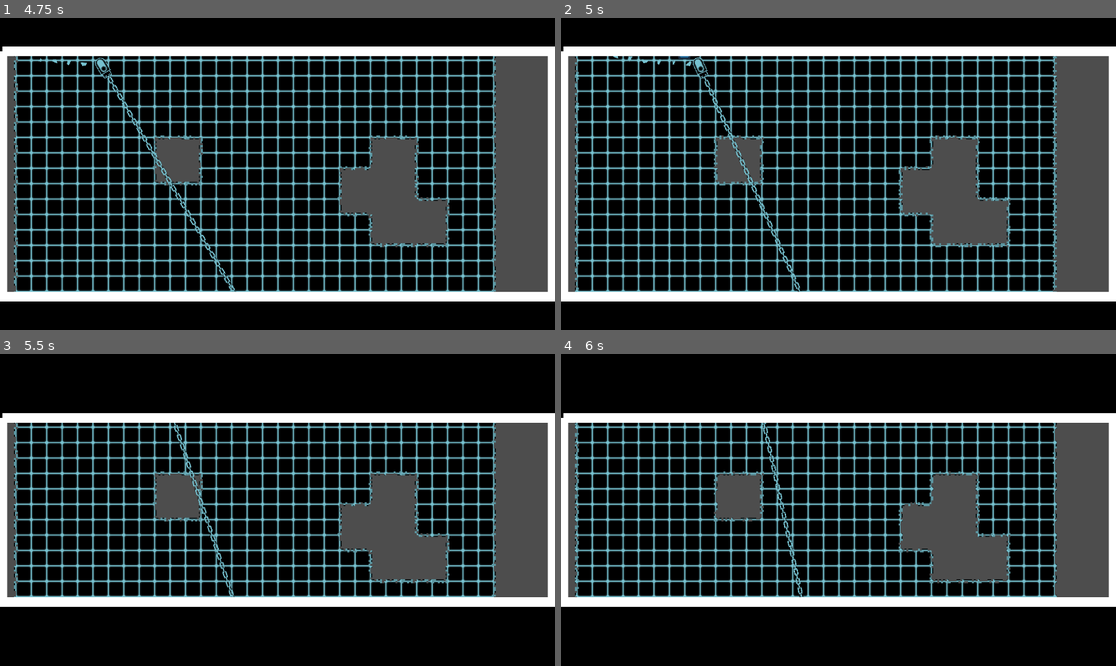
Above: before the commit, frames 1-4 (two rows, left to right).
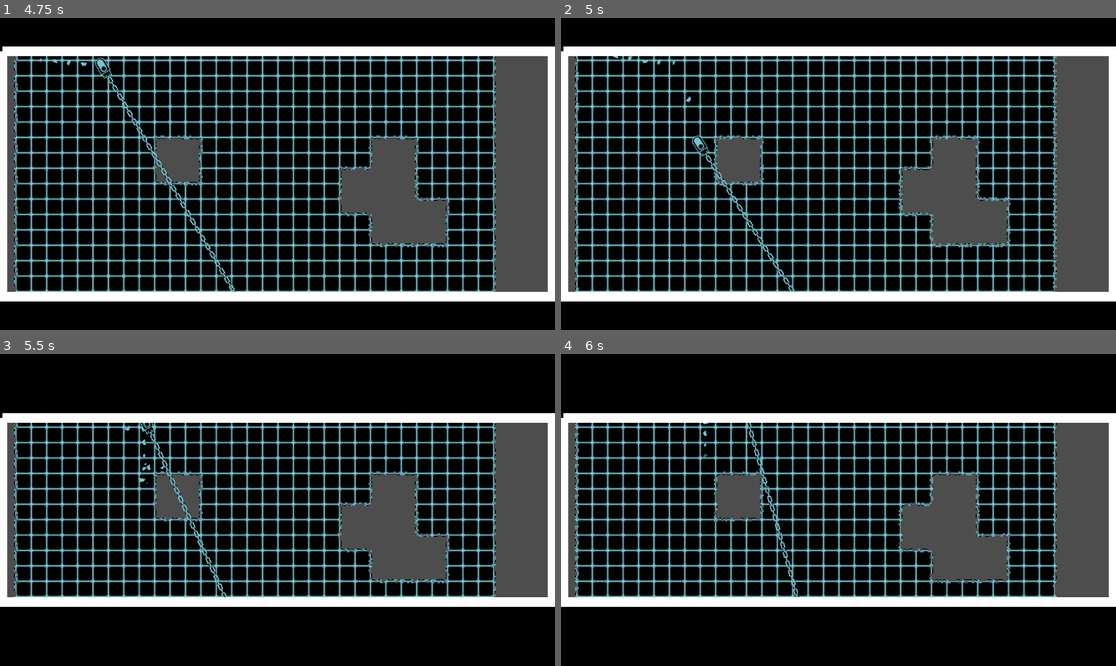
Above: after the commit, the same moments.

Repository: SomeSortOfSam/Hardest_Drive
Game: Godot game, scene res://scenes/gamplay.tscn
The game is run twice, just before and just after one commit, with the same random seed, the same clock (stepped at 60 frames per second) and the same inputs. The engine's default icon, where the game draws it, is replaced by a stand-in: a white triangle on a blue panel in a dark square.
Inputs (mouse positions are in pixels of both pictures, inside the frame that each line leads up to):
- Up to frame 1 (4.75 s): move the mouse to (249, 236) at 0.52 s; hold W (player_up) 0.53-2.03 s; click (249, 236) at 0.67 s; move the mouse to (444, 220) at 1.27 s; move the mouse to (111, 127) at 2.02 s; hold A (player_left) 2.03-3.53 s; move the mouse to (305, 174) at 2.77 s; click (305, 174) at 2.92 s; move the mouse to (194, 96) at 3.52 s; hold S (player_down) 3.53-4.28 s; move the mouse to (399, 158) at 4.27 s; hold D (player_right) from 4.28 s (still down)
- Up to frame 2 (5 s): keep holding D (player_right)
- Up to frame 3 (5.5 s): move the mouse to (166, 525) at 5.02 s; release D (player_right) at 5.03 s; hold W (player_up) from 5.03 s (still down); click (166, 525) at 5.17 s
- Up to frame 4 (6 s): move the mouse to (894, 441) at 5.77 s; release W (player_up) at 5.78 s; hold D (player_right) from 5.78 s (still down)

Frame 1 is identical in both runs. In frame 2, 0.9% of the frame differs, in the area x 21-44%, y 12-88%; in frame 3, 0.7%; in frame 4, 0.6%.

Commit message:
Added knockback

Diff:
--- a/project.godot
+++ b/project.godot
@@ -45,6 +45,11 @@
 , Object(InputEventKey,"resource_local_to_scene":false,"resource_name":"","device":-1,"window_id":0,"alt_pressed":false,"shift_pressed":false,"ctrl_pressed":false,"meta_pressed":false,"pressed":false,"keycode":0,"physical_keycode":4194322,"key_label":0,"unicode":0,"echo":false,"script":null)
 ]
 }
+reset_screen={
+"deadzone": 0.5,
+"events": [Object(InputEventKey,"resource_local_to_scene":false,"resource_name":"","device":-1,"window_id":0,"alt_pressed":false,"shift_pressed":false,"ctrl_pressed":false,"meta_pressed":false,"pressed":false,"keycode":0,"physical_keycode":32,"key_label":0,"unicode":32,"echo":false,"script":null)
+]
+}
 
 [layer_names]
 
--- a/scenes/enemy.tscn
+++ b/scenes/enemy.tscn
@@ -21,8 +21,6 @@
 
 [node name="NavigationAgent2D" type="NavigationAgent2D" parent="."]
 
-[node name="VisibleOnScreenNotifier2D" type="VisibleOnScreenNotifier2D" parent="."]
-
 [node name="HurtBox" type="Area2D" parent="."]
 collision_layer = 4
 collision_mask = 8
@@ -31,4 +29,7 @@
 position = Vector2(0.5, 0)
 shape = SubResource("RectangleShape2D_2678v")
 
-[connection signal="screen_exited" from="VisibleOnScreenNotifier2D" to="." method="_on_visible_on_screen_notifier_2d_screen_exited"]
+[node name="Timer" type="Timer" parent="."]
+wait_time = 0.01
+
+[connection signal="area_entered" from="HurtBox" to="." method="_on_hurt_box_area_entered"]
--- a/scenes/player.tscn
+++ b/scenes/player.tscn
@@ -56,7 +56,8 @@
 scale_curve = SubResource("CurveTexture_cannv")
 color_ramp = SubResource("GradientTexture1D_ywmk6")
 
-[sub_resource type="RectangleShape2D" id="RectangleShape2D_ja4he"]
+[sub_resource type="CapsuleShape2D" id="CapsuleShape2D_dqpb6"]
+height = 44.0
 
 [sub_resource type="Animation" id="Animation_yqpbn"]
 resource_name = "HarpoonIn"
@@ -163,8 +164,9 @@
 "RESET": SubResource("Animation_eg1da")
 }
 
-[sub_resource type="RectangleShape2D" id="RectangleShape2D_cotre"]
-size = Vector2(27, 46)
+[sub_resource type="CapsuleShape2D" id="CapsuleShape2D_fxfg3"]
+radius = 14.5
+height = 56.0
 
 [node name="Player" type="CharacterBody2D"]
 texture_filter = 1
@@ -196,7 +198,7 @@
 hframes = 5
 
 [node name="CollisionShape2D" type="CollisionShape2D" parent="."]
-shape = SubResource("RectangleShape2D_ja4he")
+shape = SubResource("CapsuleShape2D_dqpb6")
 
 [node name="RayCast2D" type="RayCast2D" parent="."]
 target_position = Vector2(0, -5000)
@@ -214,6 +216,6 @@
 
 [node name="CollisionShape2D" type="CollisionShape2D" parent="HitBox"]
 position = Vector2(0.5, 0)
-shape = SubResource("RectangleShape2D_cotre")
+shape = SubResource("CapsuleShape2D_fxfg3")
 
 [connection signal="area_entered" from="HitBox" to="." method="_on_hit_box_area_entered"]
--- a/scripts/enemy.gd
+++ b/scripts/enemy.gd
@@ -2,9 +2,12 @@
 
 var movement_speed: float = 200.0
 var movement_target_position: Vector2 = Vector2(60.0,180.0)
+var nav_enabled := true
 
 @onready var navigation_agent: NavigationAgent2D = $NavigationAgent2D
+@onready var tilemap : TileMap = $".."
 @onready var player = $"../Player"
+@onready var timer : Timer = $Timer
 
 func _ready():
 	# These values need to be adjusted for the actor's speed
@@ -26,24 +29,31 @@
 	navigation_agent.target_position = movement_target
 
 func _physics_process(delta):
-	if navigation_agent.is_navigation_finished():
-		set_movement_target(player.global_position)
-		return
+	if nav_enabled:
+		if navigation_agent.is_navigation_finished():
+			set_movement_target(player.global_position)
+			return
 
-	var current_agent_position: Vector2 = global_position
-	var next_path_position: Vector2 = navigation_agent.get_next_path_position()
+		var current_agent_position: Vector2 = global_position
+		var next_path_position: Vector2 = navigation_agent.get_next_path_position()
 
-	var new_velocity: Vector2 = next_path_position - current_agent_position
-	new_velocity = new_velocity.normalized()
-	new_velocity = new_velocity * movement_speed
+		var new_velocity: Vector2 = next_path_position - current_agent_position
+		new_velocity = new_velocity.normalized()
+		new_velocity = new_velocity * movement_speed
+		velocity = new_velocity
 
-	velocity = new_velocity
 	move_and_slide()
 
 
 func _on_navigation_agent_2d_waypoint_reached(details):
 	set_movement_target(player.global_position)
 
-
-func _on_visible_on_screen_notifier_2d_screen_exited():
-	print("offscreen")
+func _on_hurt_box_area_entered(area):
+	velocity += (global_position - area.global_position).normalized() * movement_speed * 3
+	var cell = tilemap.local_to_map(position)
+	tilemap.erase_cell(0,cell)
+	tilemap.force_update()
+	nav_enabled = false
+	timer.start()
+	await timer.timeout
+	nav_enabled = true
--- a/scripts/player.gd
+++ b/scripts/player.gd
@@ -88,4 +88,4 @@
 
 
 func _on_hit_box_area_entered(area : Area2D):
-	velocity += (area.global_position - global_position).normalized() * SPEED
+	velocity += (global_position - area.global_position).normalized() * SPEED * 10
Not shown: 1 places in scenes/gamplay.tscn that only renumber resources
